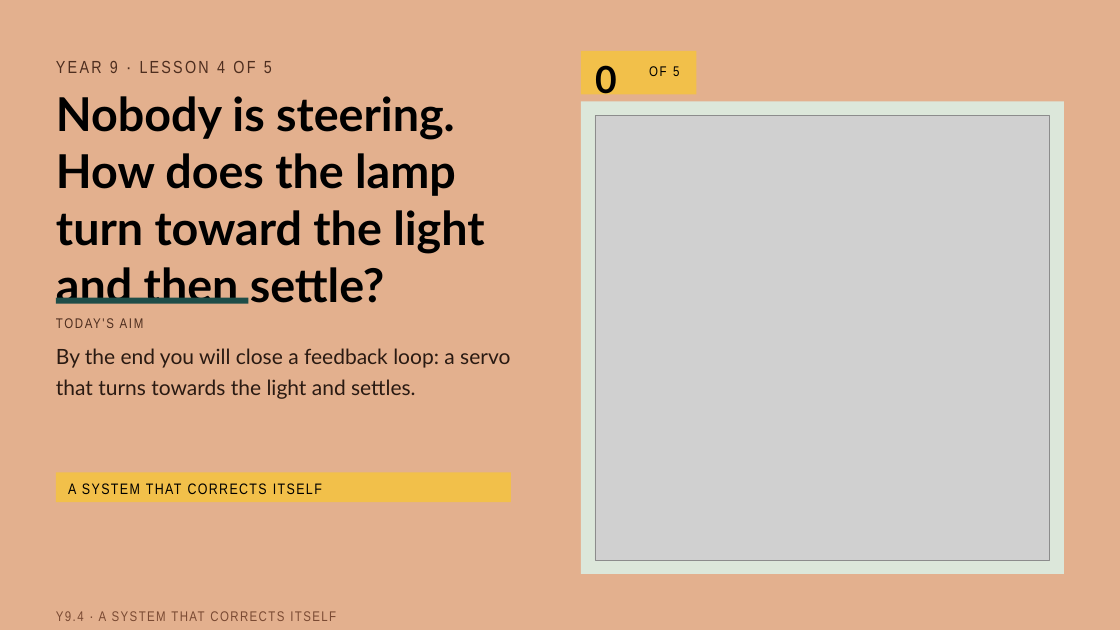
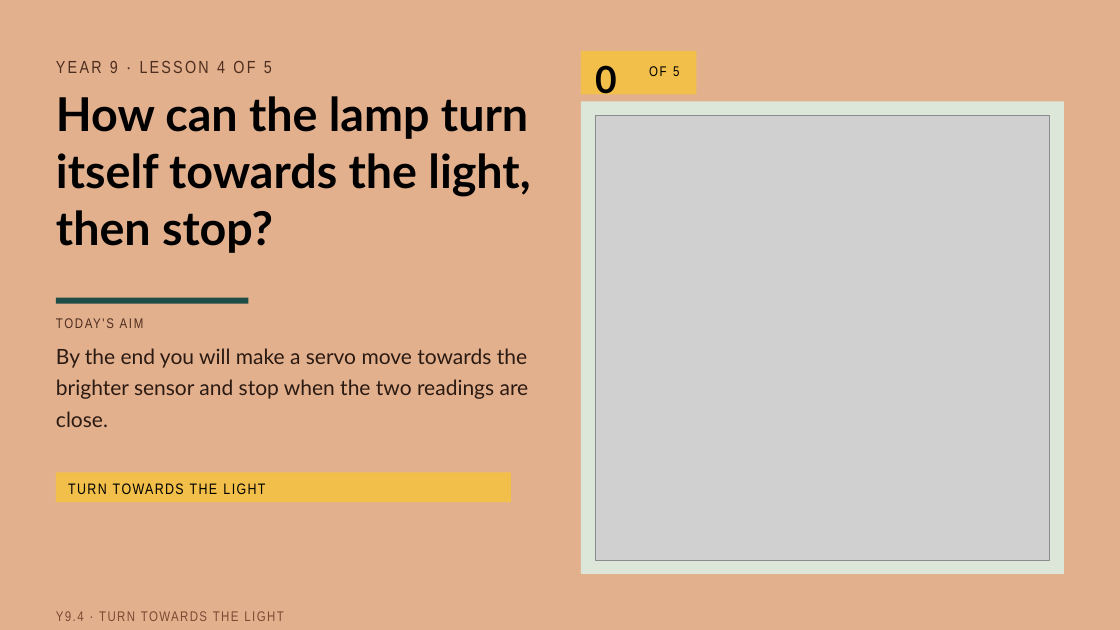
Before and after one commit to beatsaway/luacslides, a slide deck: slide 1 of v2027/Y9-4-A-system-that-corrects-itself.pptx. Drawn at 1120x630 pixels with LibreOffice and Linux fonts; fonts in the diff are those of the drawing; grey boxes stand for pictures. Boxes give left, top, right and bottom in pixels: in the first picture for what was removed or moved away, otherwise in the second. Text is boxed around its words. In the diff, an @@ line names an element or a change of style, - is before the commit and + after.

```diff
--- a/v2027/Y9-4-A-system-that-corrects-itself.pptx
+++ b/v2027/Y9-4-A-system-that-corrects-itself.pptx
@@ text at [56,96,530,253]: text changed @@
-Nobody is steering. How does the lamp turn toward the light and then settle?
+How can the lamp turn itself towards the light, then stop?
@@ text at [56,348,529,427]: text changed @@
-By the end you will close a feedback loop: a servo that turns towards the light and settles.
+By the end you will make a servo move towards the brighter sensor and stop when the two readings are close.
@@ text at [68,483,265,494]: text changed @@
-A SYSTEM THAT CORRECTS ITSELF
+TURN TOWARDS THE LIGHT
@@ text at [56,611,283,621]: text changed @@
-Y9.4 · A SYSTEM THAT CORRECTS ITSELF
+Y9.4 · TURN TOWARDS THE LIGHT
```
Also in this commit, not shown: 11 other slides changed, 34 other files.
